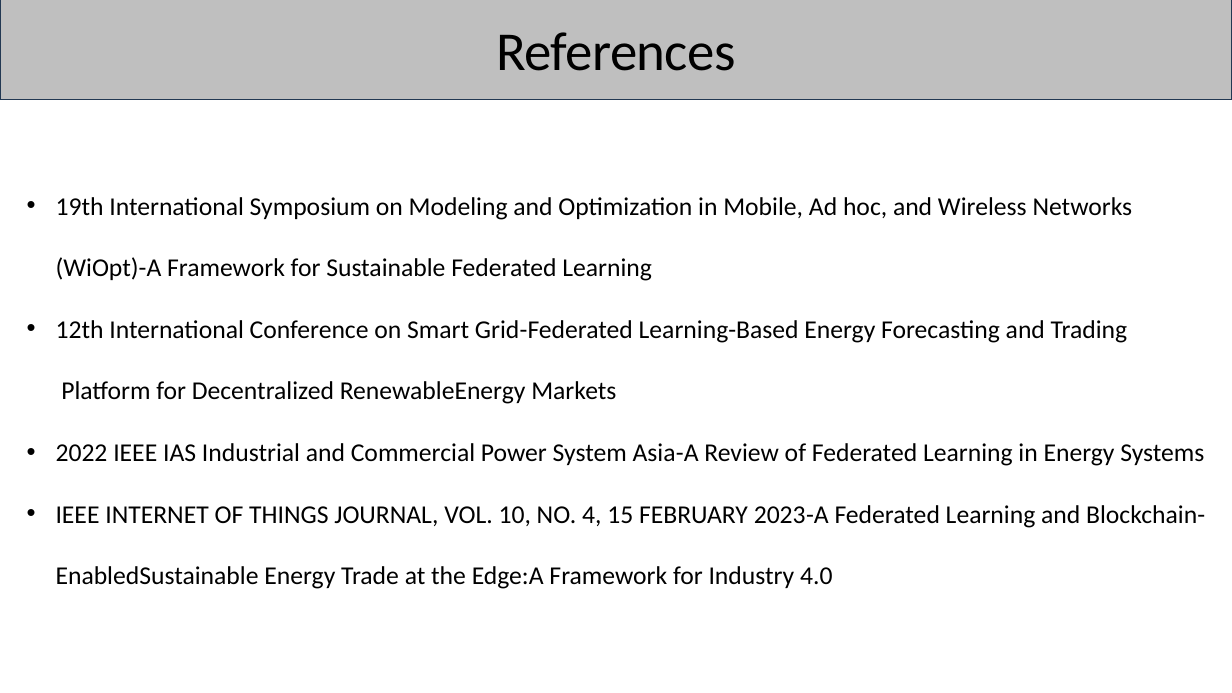
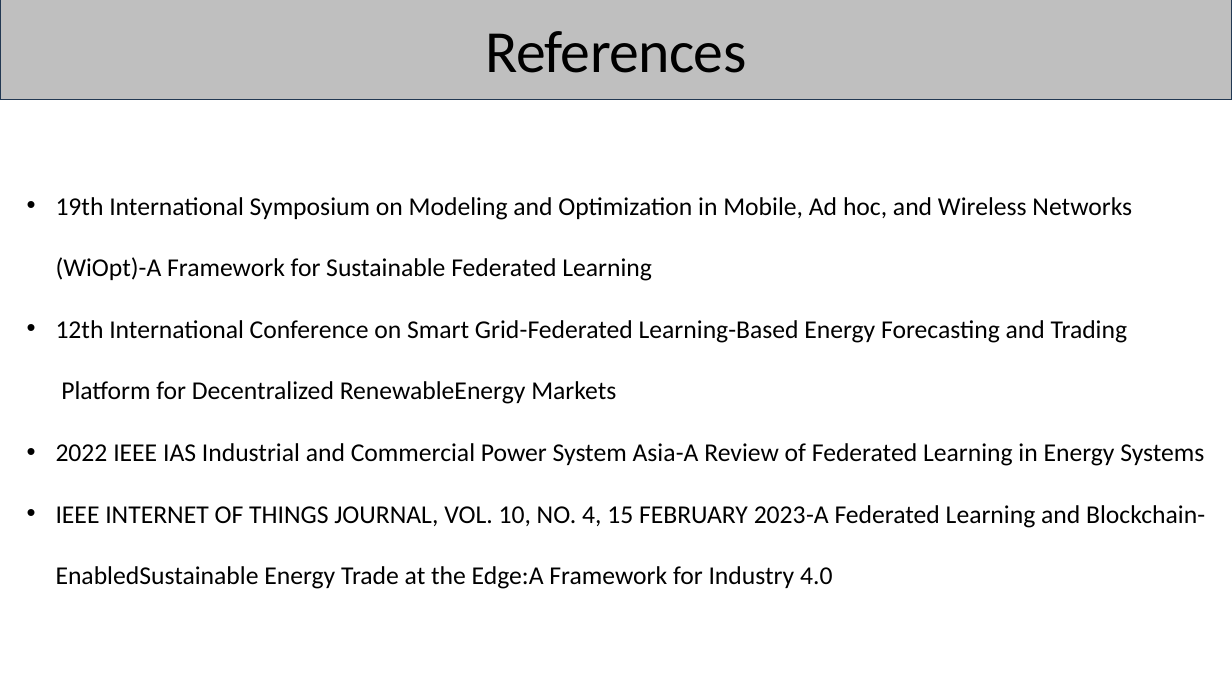
Before and after one commit to prajwalandysam/FYP-Group-3, a slide deck: slide 23 of fyp_3[1]-1.pptx. Drawn at 1232x693 pixels with LibreOffice and Linux fonts; fonts in the diff are those of the drawing. Boxes give left, top, right and bottom in pixels: in the first picture for what was removed or moved away, otherwise in the second. Text is boxed around its words. In the diff, an @@ line names an element or a change of style, - is before the commit and + after.

```diff
--- a/fyp_3[1]-1.pptx
+++ b/fyp_3[1]-1.pptx
@@ rectangle at [0,0,1232,100]: outline #233953 2 pt to #223852 2 pt @@
@@ title "References" at [485,31,746,73]: size 85.5 to 93.1 pt, letter spacing -0.9 to -1 pt @@
```
Also in this commit, not shown: 25 other slides changed, 1 other file.
